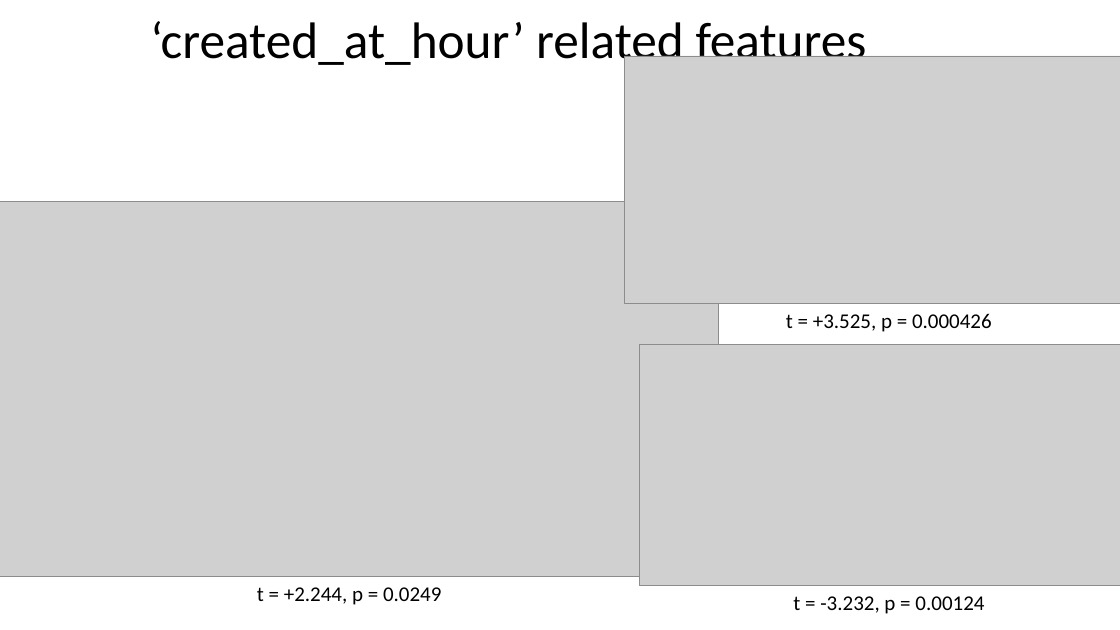
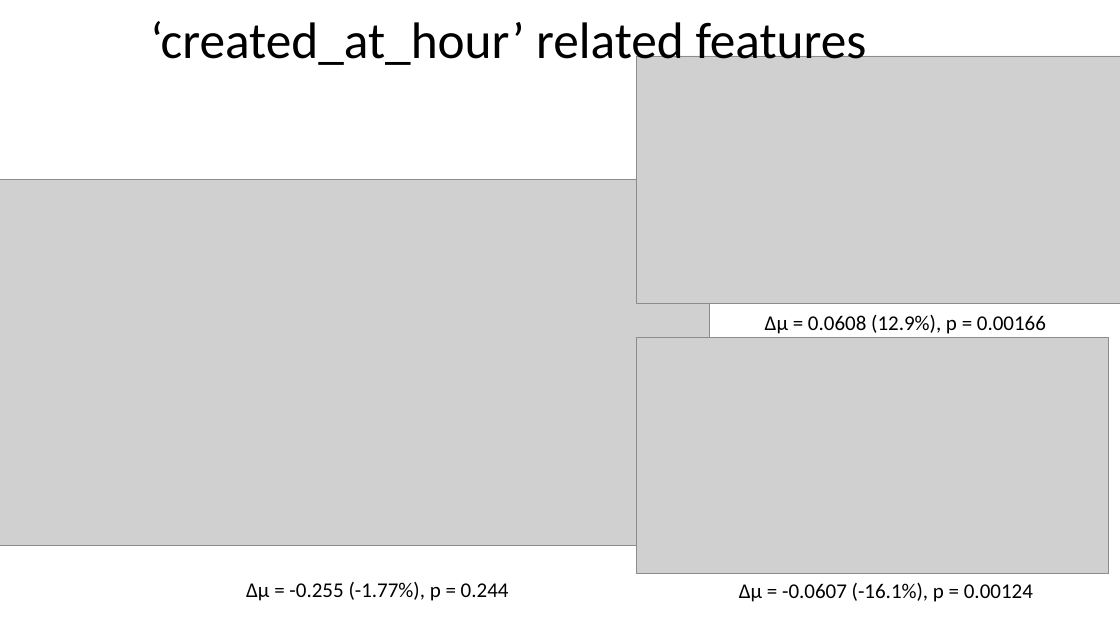
Before and after one commit to marianlonga/FakeNews, a slide deck: slide 6 of Fake News Progress Report.pptx (slide 3 before the commit). Drawn at 1120x630 pixels with LibreOffice and Linux fonts; fonts in the diff are those of the drawing; grey boxes stand for pictures. Boxes give left, top, right and bottom in pixels: in the first picture for what was removed or moved away, otherwise in the second. Text is boxed around its words. In the diff, an @@ line names an element or a change of style, - is before the commit and + after.

Commit message:
[ML] add files related to the new 'Fake News Progress Report' presentation

```diff
--- a/Fake News Progress Report.pptx
+++ b/Fake News Progress Report.pptx
@@ picture: place and size @@
-picture at [624,56,1120,304]
+picture at [636,56,1120,304]
@@ picture: place and size @@
-picture at [0,201,718,576]
+picture at [0,180,709,546]
@@ text at [765,315,1046,334]: text changed @@
-t = +3.525, p = 0.000426
+∆µ = 0.0608 (12.9%), p = 0.00166
@@ picture: place and size @@
-picture at [639,345,1120,586]
+picture at [636,338,1108,574]
@@ text at [246,582,509,601]: text changed @@
-t = +2.244, p = 0.0249
+∆µ = -0.255 (-1.77%), p = 0.244
@@ text at [739,583,1033,602]: text changed @@
-t = -3.232, p = 0.00124
+∆µ = -0.0607 (-16.1%), p = 0.00124
```
Also in this commit, not shown: 8 other slides changed, 13 slides added, 3 slides removed, 4 other files.
